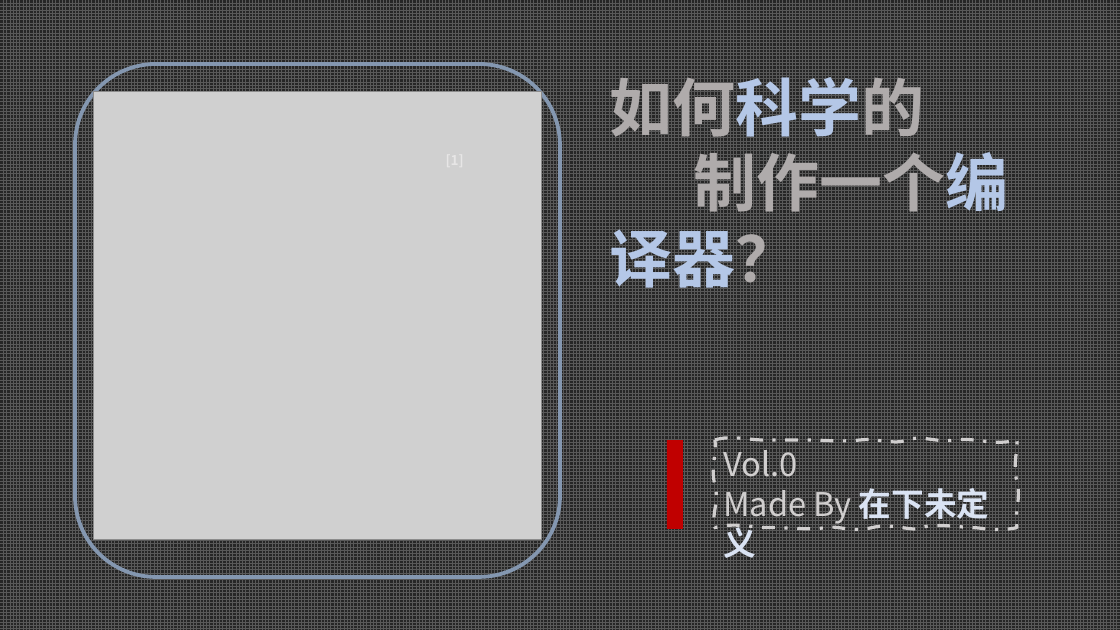
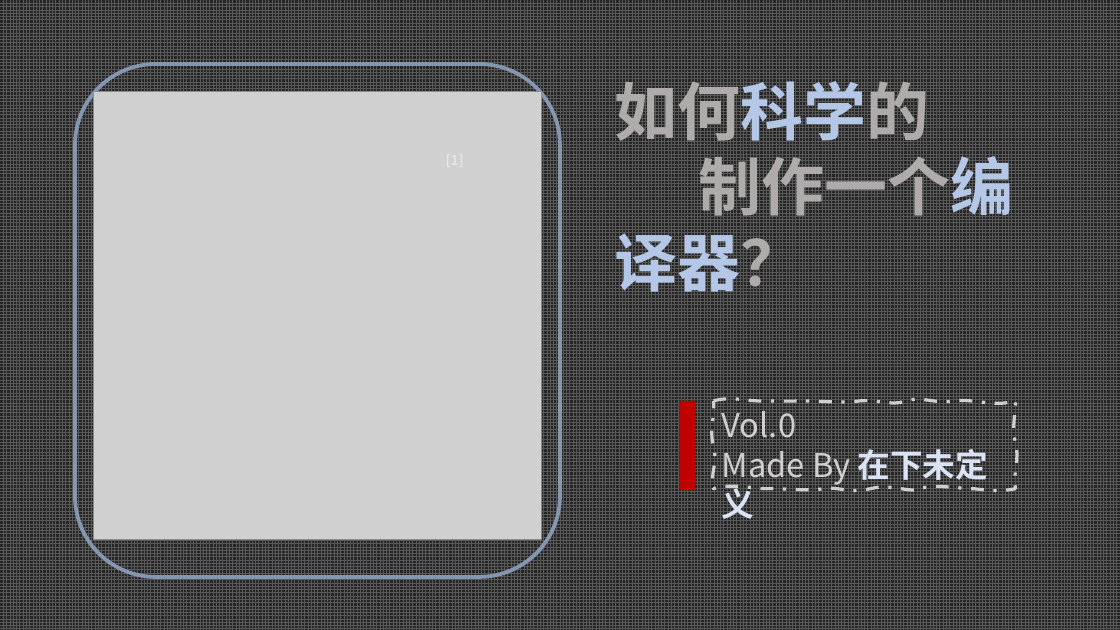
Before and after one commit to Focasius/Focasius, a slide deck: slide 2 of Vol.0/Vol-0.pptx. Drawn at 1120x630 pixels with LibreOffice and Linux fonts; fonts in the diff are those of the drawing; grey boxes stand for pictures. Boxes give left, top, right and bottom in pixels: in the first picture for what was removed or moved away, otherwise in the second. Text is boxed around its words. In the diff, an @@ line names an element or a change of style, - is before the commit and + after.

```diff
--- a/Vol.0/Vol-0.pptx
+++ b/Vol.0/Vol-0.pptx
@@ text "如何科学的": place and size @@
-text "如何科学的" at (609,67,1008,297)
+text "如何科学的" at (614,71,1013,301)
@@ rectangle: place and size @@
-rectangle at (667,440,683,529)
+rectangle at (679,401,695,490)
@@ freeform shape "Vol.0": place and size @@
-freeform shape "Vol.0" at (715,440,1017,528)
+freeform shape "Vol.0" at (713,401,1016,488)
```
Also in this commit, not shown: 1 other slide changed, 2 slides added, 2 slides removed, 1 other file.
